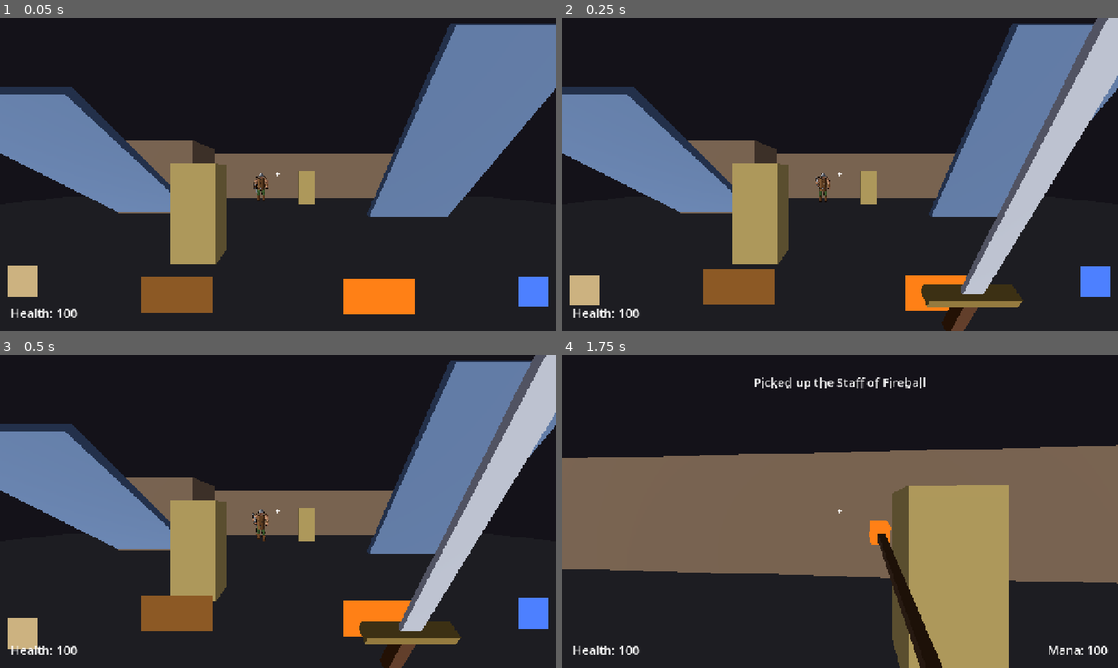
Above: before the commit, frames 1-4 (two rows, left to right).
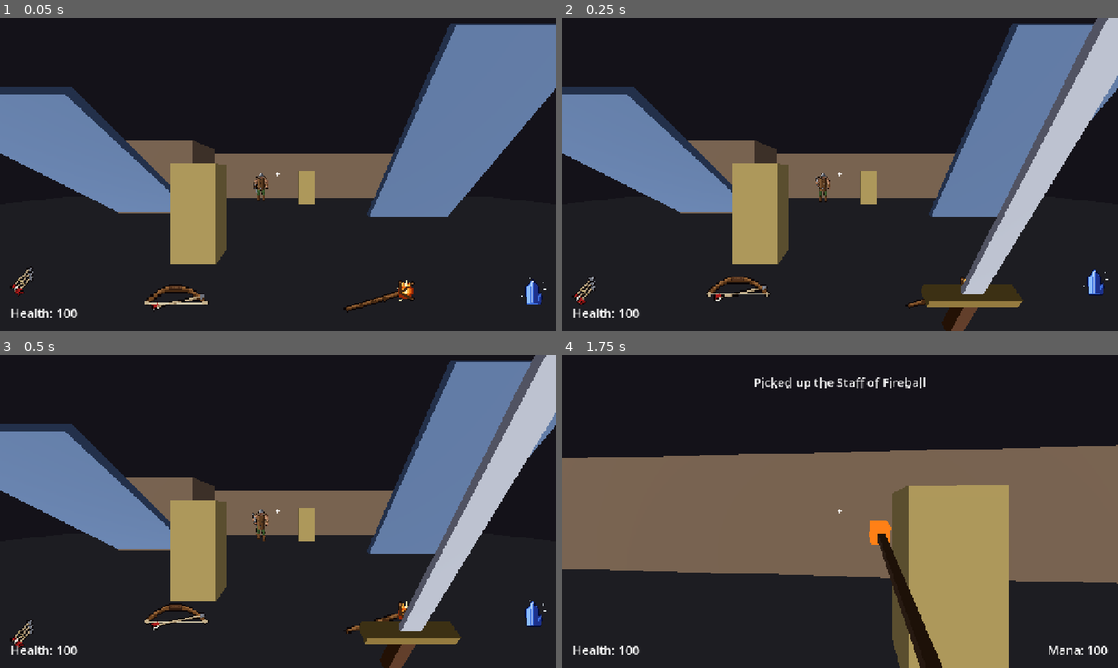
Above: after the commit, the same moments.

Repository: ryanhicke/dark-fantasy-fps
Game: Godot game, scene res://levels/test_level.tscn
Same seed, same stepped clock (60 frames per second), same inputs: the game is played once before the commit and once after it. This scene is started directly instead of the project's main scene.
Inputs (mouse positions are in pixels of both pictures, inside the frame that each line leads up to):
- Up to frame 1 (0.05 s): no input
- Up to frame 2 (0.25 s): no input
- Up to frame 3 (0.5 s): no input
- Up to frame 4 (1.75 s): tap Enter (respawn) at 0.5 s; move the mouse to (867, 511) at 0.52 s; hold W (move_forward) from 0.53 s (still down); click (867, 511) at 0.6 s; tap Space (jump) at 0.77, 1.52 s; move the mouse to (812, 511) at 1.27 s; tap E (use) at 1.35 s

The runs differ from the first frame. In frame 1, 3.9% of the frame differs, in the area x 1-99%, y 79-95%; in frame 2, 3.1%; in frame 3, 3.4%; in frame 4, nothing differs.

Commit message:
Add pixel-art sprites for weapon, health, ammo and key pickups
Generated by assets/source/sprites/pickups.py: 64x32 weapon sprites and
32x32 health, ammo and key sprites. Pickup and KeyPickup apply them at
runtime (nearest filter, alpha scissor) so the import stays uncompressed
without mipmaps; the old tint colors remain as a fallback. All are listed
as AI-generated in docs/placeholders.md.

Co-Authored-By: Claude Opus 5.5 <noreply@anthropic.com>

Diff:
--- a/levels/entities/ammo_arrows.tscn
+++ b/levels/entities/ammo_arrows.tscn
@@ -1,9 +1,10 @@
 [gd_scene format=3]
 
 [ext_resource type="PackedScene" path="res://levels/entities/ammo_pickup.tscn" id="1_base"]
+[ext_resource type="Texture2D" path="res://assets/sprites/pickups/ammo_arrows.png" id="3_tex"]
 
 [node name="AmmoArrows" instance=ExtResource("1_base")]
 ammo_type = &"arrows"
 amount = 10
 pickup_message = "Picked up a bundle of arrows"
-tint = Color(0.8, 0.7, 0.5, 1)
+texture = ExtResource("3_tex")
--- a/levels/entities/ammo_axes.tscn
+++ b/levels/entities/ammo_axes.tscn
@@ -1,9 +1,10 @@
 [gd_scene format=3]
 
 [ext_resource type="PackedScene" path="res://levels/entities/ammo_pickup.tscn" id="1_base"]
+[ext_resource type="Texture2D" path="res://assets/sprites/pickups/ammo_axes.png" id="3_tex"]
 
 [node name="AmmoAxes" instance=ExtResource("1_base")]
 ammo_type = &"axes"
 amount = 5
 pickup_message = "Picked up a stack of franciscas"
-tint = Color(0.6, 0.6, 0.65, 1)
+texture = ExtResource("3_tex")
--- a/levels/entities/ammo_mana.tscn
+++ b/levels/entities/ammo_mana.tscn
@@ -1,9 +1,10 @@
 [gd_scene format=3]
 
 [ext_resource type="PackedScene" path="res://levels/entities/ammo_pickup.tscn" id="1_base"]
+[ext_resource type="Texture2D" path="res://assets/sprites/pickups/ammo_mana.png" id="3_tex"]
 
 [node name="AmmoMana" instance=ExtResource("1_base")]
 ammo_type = &"mana"
 amount = 25
 pickup_message = "Picked up a mana crystal"
-tint = Color(0.3, 0.5, 1, 1)
+texture = ExtResource("3_tex")
--- a/levels/entities/health_large.tscn
+++ b/levels/entities/health_large.tscn
@@ -1,8 +1,9 @@
 [gd_scene format=3]
 
 [ext_resource type="PackedScene" path="res://levels/entities/health_pickup.tscn" id="1_base"]
+[ext_resource type="Texture2D" path="res://assets/sprites/pickups/health_large.png" id="3_tex"]
 
 [node name="HealthLarge" instance=ExtResource("1_base")]
 amount = 25.0
 pickup_message = "Picked up a healing potion"
-tint = Color(0.8, 0.05, 0.1, 1)
+texture = ExtResource("3_tex")
--- a/levels/entities/health_small.tscn
+++ b/levels/entities/health_small.tscn
@@ -1,8 +1,9 @@
 [gd_scene format=3]
 
 [ext_resource type="PackedScene" path="res://levels/entities/health_pickup.tscn" id="1_base"]
+[ext_resource type="Texture2D" path="res://assets/sprites/pickups/health_small.png" id="3_tex"]
 
 [node name="HealthSmall" instance=ExtResource("1_base")]
 amount = 10.0
 pickup_message = "Picked up a healing draught"
-tint = Color(1, 0.45, 0.45, 1)
+texture = ExtResource("3_tex")
--- a/levels/entities/key_pickup.gd
+++ b/levels/entities/key_pickup.gd
@@ -4,12 +4,18 @@
 ## toucher's KeyRing; anything without one (enemies) is ignored.
 ##
 ## Expects a child MeshInstance3D named "Sprite" whose material_override is
-## local to scene, so each key can be tinted its own color.
+## local to scene, so each key can show its own sprite.
 
 ## Filled by FuncGodot at map build; its key_type overrides the export below.
 @export var func_godot_properties: Dictionary = {}
 ## Used when the key is placed by hand in a scene instead of from a map.
 @export_enum("Gold", "Silver", "Bone") var key_type: int = KeyRing.KeyType.GOLD
+## One sprite per KeyRing.KeyType, in enum order. A key without a sprite
+## falls back to a flat quad in KeyRing.key_color(). Applied at runtime so
+## Godot's detect-3D import keeps the textures uncompressed (see Pickup).
+@export var sprites: Array[Texture2D] = []
+## Pixels below this alpha are cut out, keeping hard pixel-art edges.
+@export var alpha_scissor_threshold: float = 0.5
 @export var bob_height: float = 0.1
 ## Full bob cycles per second.
 @export var bob_speed: float = 0.8
@@ -24,7 +30,14 @@
 func _ready() -> void:
 	if func_godot_properties.has("key_type"):
 		key_type = int(func_godot_properties["key_type"])
-	_material.albedo_color = KeyRing.key_color(key_type)
+	if key_type >= 0 and key_type < sprites.size() and sprites[key_type] != null:
+		_material.albedo_color = Color.WHITE
+		_material.albedo_texture = sprites[key_type]
+		_material.texture_filter = BaseMaterial3D.TEXTURE_FILTER_NEAREST
+		_material.transparency = BaseMaterial3D.TRANSPARENCY_ALPHA_SCISSOR
+		_material.alpha_scissor_threshold = alpha_scissor_threshold
+	else:
+		_material.albedo_color = KeyRing.key_color(key_type)
 	_rest_y = _sprite.position.y
 	# Random start so several keys in view don't bob in lockstep.
 	_bob_phase = randf() * TAU
--- a/levels/entities/key_pickup.tscn
+++ b/levels/entities/key_pickup.tscn
@@ -1,6 +1,9 @@
 [gd_scene format=3]
 
 [ext_resource type="Script" path="res://levels/entities/key_pickup.gd" id="1_key"]
+[ext_resource type="Texture2D" path="res://assets/sprites/pickups/key_gold.png" id="2_gold"]
+[ext_resource type="Texture2D" path="res://assets/sprites/pickups/key_silver.png" id="3_silver"]
+[ext_resource type="Texture2D" path="res://assets/sprites/pickups/key_bone.png" id="4_bone"]
 
 [sub_resource type="SphereShape3D" id="SphereShape3D_key"]
 radius = 0.5
@@ -17,6 +20,7 @@
 [node name="KeyPickup" type="Area3D"]
 collision_layer = 0
 script = ExtResource("1_key")
+sprites = Array[Texture2D]([ExtResource("2_gold"), ExtResource("3_silver"), ExtResource("4_bone")])
 
 [node name="CollisionShape3D" type="CollisionShape3D" parent="."]
 transform = Transform3D(1, 0, 0, 0, 1, 0, 0, 0, 1, 0, 0.6, 0)
--- a/levels/entities/pickup.gd
+++ b/levels/entities/pickup.gd
@@ -1,7 +1,7 @@
 class_name Pickup
 extends Area3D
 ## Base for things the player collects by touching them (weapons, ammo).
-## Bobs a placeholder sprite; subclasses decide what collecting does.
+## Bobs a billboarded sprite; subclasses decide what collecting does.
 ##
 ## Expects a child MeshInstance3D named "Sprite" whose material_override is
 ## local to scene, so [member tint] stays per-pickup. Set collision_layer to
@@ -10,8 +10,16 @@
 ## Filled by FuncGodot at map build; appear_on_unseal (0/1) overrides the
 ## export below.
 @export var func_godot_properties: Dictionary = {}
-## Placeholder color until pickups have sprites.
+## Sprite drawn on the quad. Set at runtime rather than in the scene's
+## material so Godot's detect-3D import doesn't switch it to VRAM
+## compression and mipmaps (same reason as EnemySprite).
+@export var texture: Texture2D
+## Placeholder color for pickups without a [member texture]; multiplies the
+## texture when there is one, so leave it white then.
 @export var tint: Color = Color(1.0, 1.0, 1.0)
+## Pixels below this alpha are cut out, keeping hard pixel-art edges
+## without alpha sorting.
+@export var alpha_scissor_threshold: float = 0.5
 ## Hidden and untouchable until the great demon is unsealed (its last
 ## obelisk falls), e.g. the lightning pickup and the mana beside it.
 @export var appear_on_unseal: bool = false
@@ -26,7 +34,13 @@
 
 
 func _ready() -> void:
-	(_sprite.material_override as StandardMaterial3D).albedo_color = tint
+	var material: StandardMaterial3D = _sprite.material_override as StandardMaterial3D
+	material.albedo_color = tint
+	if texture != null:
+		material.albedo_texture = texture
+		material.texture_filter = BaseMaterial3D.TEXTURE_FILTER_NEAREST
+		material.transparency = BaseMaterial3D.TRANSPARENCY_ALPHA_SCISSOR
+		material.alpha_scissor_threshold = alpha_scissor_threshold
 	_rest_y = _sprite.position.y
 	# Random start so several pickups in view don't bob in lockstep.
 	_bob_phase = randf() * TAU
--- a/levels/entities/weapon_armor_spell.tscn
+++ b/levels/entities/weapon_armor_spell.tscn
@@ -2,7 +2,8 @@
 
 [ext_resource type="PackedScene" path="res://levels/entities/weapon_pickup.tscn" id="1_base"]
 [ext_resource type="Resource" path="res://spells/armor/armor.tres" id="2_weapon"]
+[ext_resource type="Texture2D" path="res://assets/sprites/pickups/weapon_armor_spell.png" id="3_tex"]
 
 [node name="WeaponArmorSpell" instance=ExtResource("1_base")]
 weapon = ExtResource("2_weapon")
-tint = Color(1, 0.82, 0.3, 1)
+texture = ExtResource("3_tex")
--- a/levels/entities/weapon_bow.tscn
+++ b/levels/entities/weapon_bow.tscn
@@ -2,7 +2,8 @@
 
 [ext_resource type="PackedScene" path="res://levels/entities/weapon_pickup.tscn" id="1_base"]
 [ext_resource type="Resource" path="res://weapons/bow/bow.tres" id="2_weapon"]
+[ext_resource type="Texture2D" path="res://assets/sprites/pickups/weapon_bow.png" id="3_tex"]
 
 [node name="WeaponBow" instance=ExtResource("1_base")]
 weapon = ExtResource("2_weapon")
-tint = Color(0.55, 0.35, 0.15, 1)
+texture = ExtResource("3_tex")
--- a/levels/entities/weapon_fire_staff.tscn
+++ b/levels/entities/weapon_fire_staff.tscn
@@ -2,7 +2,8 @@
 
 [ext_resource type="PackedScene" path="res://levels/entities/weapon_pickup.tscn" id="1_base"]
 [ext_resource type="Resource" path="res://spells/fireball/fireball.tres" id="2_weapon"]
+[ext_resource type="Texture2D" path="res://assets/sprites/pickups/weapon_fire_staff.png" id="3_tex"]
 
 [node name="WeaponFireStaff" instance=ExtResource("1_base")]
 weapon = ExtResource("2_weapon")
-tint = Color(1, 0.5, 0.1, 1)
+texture = ExtResource("3_tex")
--- a/levels/entities/weapon_francisca.tscn
+++ b/levels/entities/weapon_francisca.tscn
@@ -2,7 +2,8 @@
 
 [ext_resource type="PackedScene" path="res://levels/entities/weapon_pickup.tscn" id="1_base"]
 [ext_resource type="Resource" path="res://weapons/francisca/francisca.tres" id="2_weapon"]
+[ext_resource type="Texture2D" path="res://assets/sprites/pickups/weapon_francisca.png" id="3_tex"]
 
 [node name="WeaponFrancisca" instance=ExtResource("1_base")]
 weapon = ExtResource("2_weapon")
-tint = Color(0.62, 0.5, 0.35, 1)
+texture = ExtResource("3_tex")
--- a/levels/entities/weapon_healing_wand.tscn
+++ b/levels/entities/weapon_healing_wand.tscn
@@ -2,7 +2,8 @@
 
 [ext_resource type="PackedScene" path="res://levels/entities/weapon_pickup.tscn" id="1_base"]
 [ext_resource type="Resource" path="res://spells/healing/healing.tres" id="2_weapon"]
+[ext_resource type="Texture2D" path="res://assets/sprites/pickups/weapon_healing_wand.png" id="3_tex"]
 
 [node name="WeaponHealingWand" instance=ExtResource("1_base")]
 weapon = ExtResource("2_weapon")
-tint = Color(0.3, 1, 0.45, 1)
+texture = ExtResource("3_tex")
--- a/levels/entities/weapon_lightning.tscn
+++ b/levels/entities/weapon_lightning.tscn
@@ -2,8 +2,9 @@
 
 [ext_resource type="PackedScene" path="res://levels/entities/weapon_pickup.tscn" id="1_base"]
 [ext_resource type="Resource" path="res://spells/lightning/lightning.tres" id="2_weapon"]
+[ext_resource type="Texture2D" path="res://assets/sprites/pickups/weapon_lightning.png" id="3_tex"]
 
 [node name="WeaponLightning" instance=ExtResource("1_base")]
 weapon = ExtResource("2_weapon")
-tint = Color(0.85, 0.92, 1, 1)
+texture = ExtResource("3_tex")
 appear_on_unseal = true
--- a/levels/entities/weapon_magic_wand.tscn
+++ b/levels/entities/weapon_magic_wand.tscn
@@ -2,7 +2,8 @@
 
 [ext_resource type="PackedScene" path="res://levels/entities/weapon_pickup.tscn" id="1_base"]
 [ext_resource type="Resource" path="res://spells/magic_missile/magic_missile.tres" id="2_weapon"]
+[ext_resource type="Texture2D" path="res://assets/sprites/pickups/weapon_magic_wand.png" id="3_tex"]
 
 [node name="WeaponMagicWand" instance=ExtResource("1_base")]
 weapon = ExtResource("2_weapon")
-tint = Color(0.55, 0.75, 1, 1)
+texture = ExtResource("3_tex")
--- a/levels/entities/weapon_warhammer.tscn
+++ b/levels/entities/weapon_warhammer.tscn
@@ -2,7 +2,8 @@
 
 [ext_resource type="PackedScene" path="res://levels/entities/weapon_pickup.tscn" id="1_base"]
 [ext_resource type="Resource" path="res://weapons/warhammer/warhammer.tres" id="2_weapon"]
+[ext_resource type="Texture2D" path="res://assets/sprites/pickups/weapon_warhammer.png" id="3_tex"]
 
 [node name="WeaponWarhammer" instance=ExtResource("1_base")]
 weapon = ExtResource("2_weapon")
-tint = Color(0.45, 0.46, 0.5, 1)
+texture = ExtResource("3_tex")
Binary file added: assets/sprites/pickups/ammo_arrows.png
Not shown, added: assets/sprites/pickups/ammo_arrows.png.import
Binary file added: assets/sprites/pickups/ammo_axes.png
Not shown, added: assets/sprites/pickups/ammo_axes.png.import
Binary file added: assets/sprites/pickups/ammo_mana.png
Not shown, added: assets/sprites/pickups/ammo_mana.png.import
Binary file added: assets/sprites/pickups/health_large.png
Not shown, added: assets/sprites/pickups/health_large.png.import
Binary file added: assets/sprites/pickups/health_small.png
Not shown, added: assets/sprites/pickups/health_small.png.import
Binary file added: assets/sprites/pickups/key_bone.png
Not shown, added: assets/sprites/pickups/key_bone.png.import
(and 21 more such lines)
